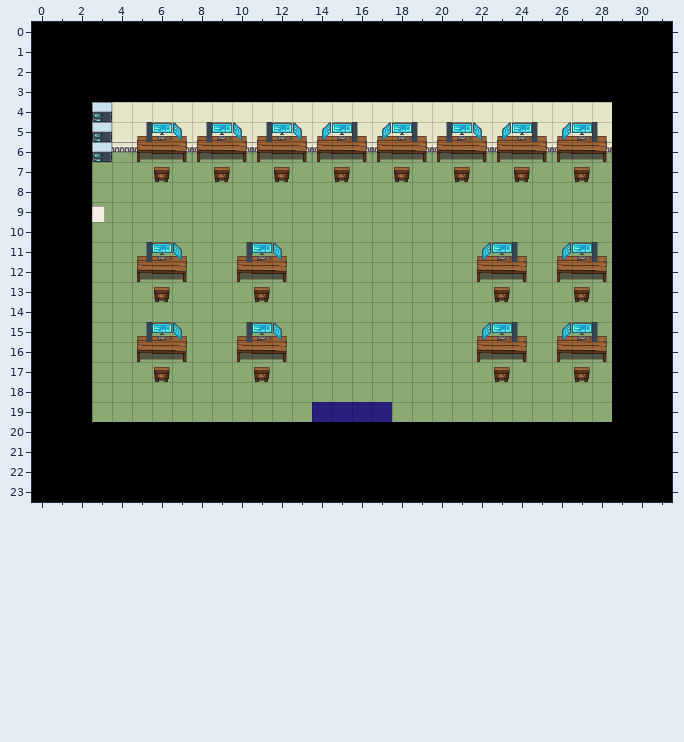
Level history. Tiled map: assets/maps/salle39.tmx. The picture above is the old version.
Cells are 32x32 px. Shown: x 0..31, y 0..23.
Once edited:
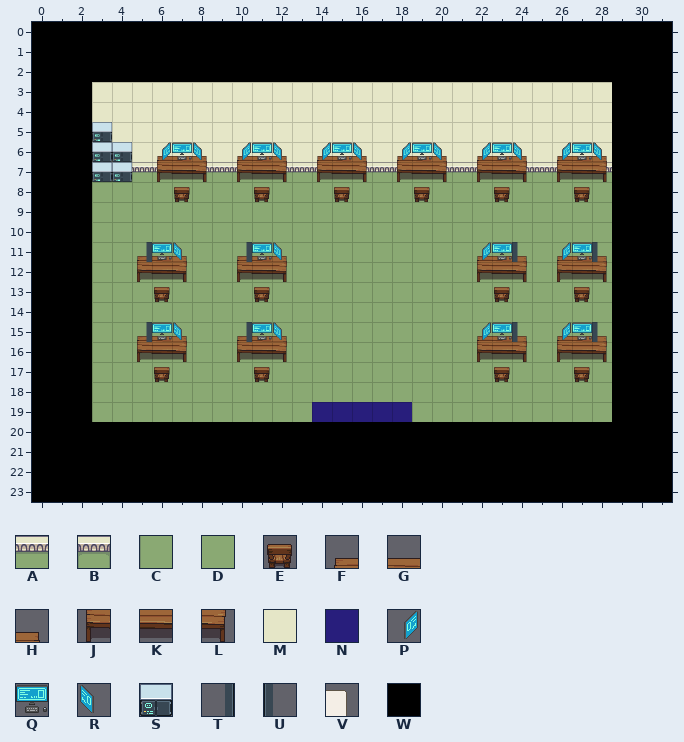
Key: from "Interior": A 1, B 7, C 32, D 33, E 441, F 442, G 443, H 444, J 474, K 475, L 476, M 821; from "couleur": N 3; from "pixel-cyberpunk-interior": P 48, Q 49, R 50, S 55, T 126, U 130, V 196; from "porte": W 0.
_ is an empty cell.
Tiles of an added or newly shown layer are drawn over the layers below it.
The author wrote: salle 31,39 et 21 avec les layers 99
Change:
Layer "Tile Layer 1" (removed):
The author cleared tile A in row 6 at x 4.
The author cleared tile B in row 6 at x 5 to 28.
The author cleared tile C in row 7 at x 3; in row 9 at x 3.
The author cleared tile D in row 7 at x 4 to 28; in row 8 at x 7, 11, 15, 19, 23 and 27; in row 19 at x 18.
The author cleared tile M in row 4 at x 3; in row 5 at x 5 to 28.
The author cleared tile W in row 3 at x 3 to 28.
Layer "sol" (added):
The author put tile D in row 8 at x 7, 11, 15, 19, 23 and 27; in row 9 at x 3.
Layer "sortie" (added):
The author put tile N in row 19 at x 18.
Layer "mur 99" (added):
The author put tile A in row 7 at x 3 to 28.
The author put tile M in row 3 at x 3 to 28; in row 4 at x 3; in row 5 at x 5 to 28; in row 6 at x 4 to 28.
Layer "tables 99":
The author put tile E in row 8 at x 7, 11, 15, 19, 23 and 27.
Tile J becomes tile F in row 6 at x 14 and 26.
Tile K becomes tile F in row 6 at x 6 and 18.
Tile L becomes tile F in row 6 at x 10 and 22.
Tile J becomes tile G in row 6 at x 11 and 23.
Tile K becomes tile G in row 6 at x 15 and 27.
Tile L becomes tile G in row 6 at x 7 and 19.
Tile J becomes tile H in row 6 at x 8 and 20.
Tile K becomes tile H in row 6 at x 12 and 24.
Tile L becomes tile H in row 6 at x 16 and 28.
Tile E becomes tile J in row 7 at x 6 and 18.
The author put tile J in row 7 at x 10, 14, 22 and 26.
Tile E becomes tile K in row 7 at x 15 and 27.
The author put tile K in row 7 at x 7, 11, 19 and 23.
Tile E becomes tile L in row 7 at x 12 and 24.
The author put tile L in row 7 at x 8, 16, 20 and 28.
The author cleared tile E in row 7 at x 9 and 21.
The author cleared tile F in row 5 at x 5, 8, 11, 14, 17, 20, 23 and 26.
The author cleared tile G in row 5 at x 6, 9, 12, 15, 18, 21, 24 and 27.
The author cleared tile H in row 5 at x 7, 10, 13, 16, 19, 22, 25 and 28.
The author cleared tile J in row 6 at x 5 and 17.
The author cleared tile K in row 6 at x 9 and 21.
The author cleared tile L in row 6 at x 13 and 25.
Layer "ordinateur 99":
The author put tile P in row 6 at x 6, 10, 14, 18, 22 and 26.
The author put tile Q in row 6 at x 7, 11, 15, 19, 23 and 27.
The author put tile R in row 6 at x 8, 12, 16, 20, 24 and 28.
The author put tile S in row 6 at x 4; in row 7 at x 3 to 4.
The author cleared tile P in row 5 at x 14, 17, 23 and 26.
The author cleared tile Q in row 5 at x 6, 9, 12, 15, 18, 21, 24 and 27.
The author cleared tile R in row 5 at x 7, 10, 13 and 22.
The author cleared tile S in row 4 at x 3.
The author cleared tile T in row 5 at x 5, 8, 11 and 20.
The author cleared tile U in row 5 at x 16, 19, 25 and 28.
The author cleared tile V in row 9 at x 3.
Changed places in both pictures, as pixel boxes (x1, y1, x2, y2):
changed: (92, 82, 612, 122)
changed: (92, 122, 612, 202)
changed: (92, 202, 105, 222)
changed: (392, 402, 412, 422)
